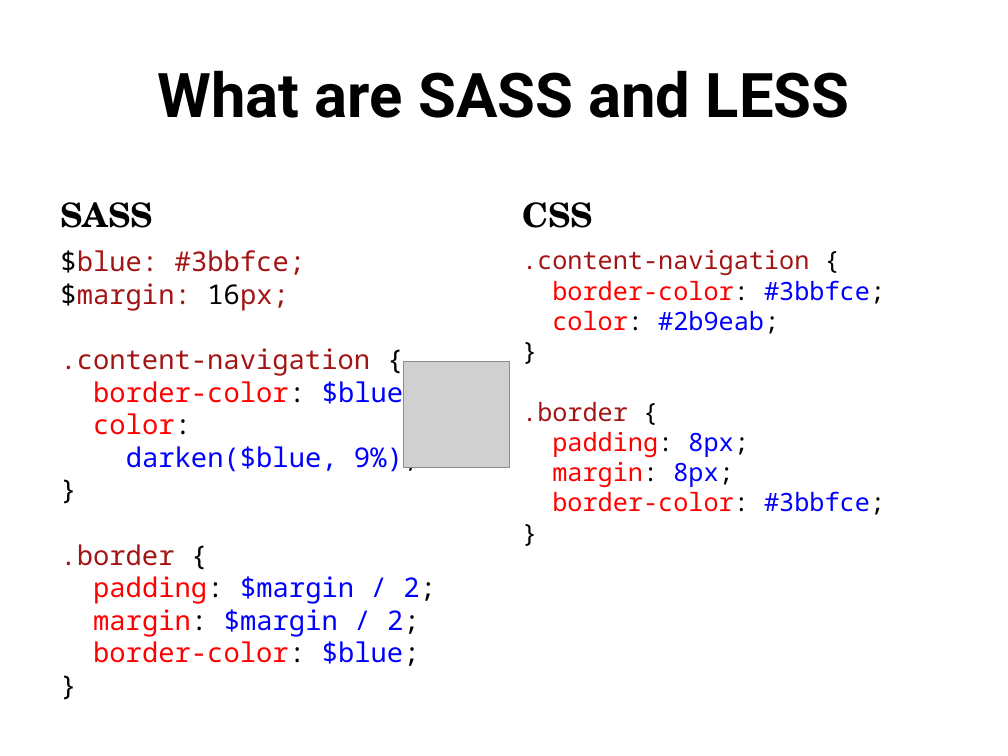
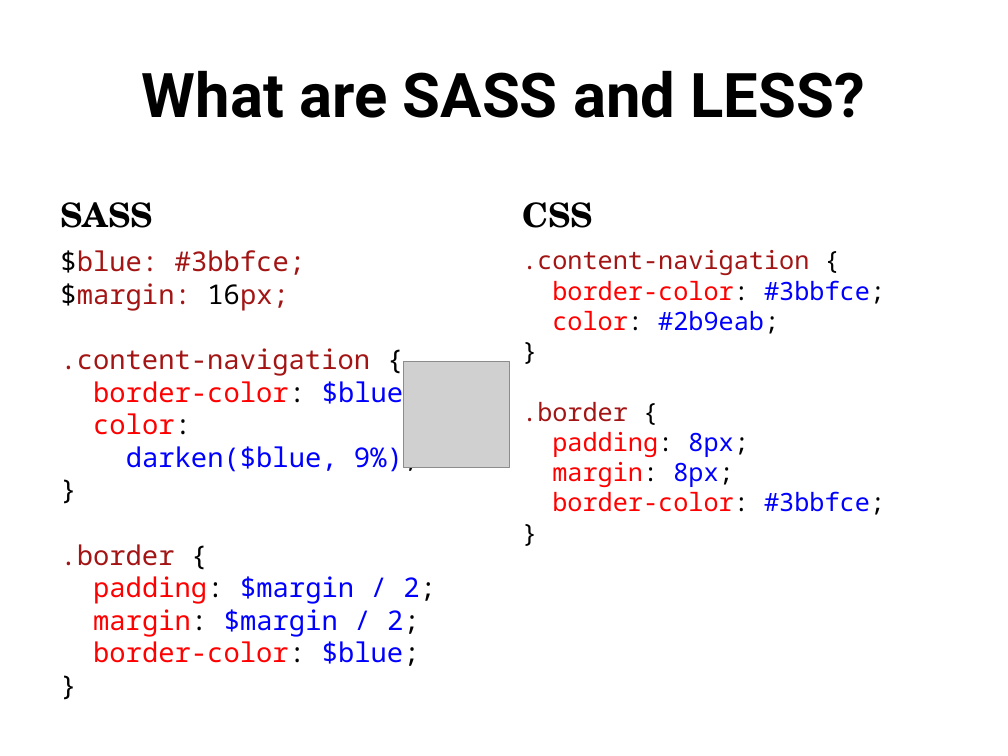
Before and after one commit to jacobladams/presentations, a slide deck: slide 6 of less-and-sass/Write LESS CSS and make it SASSier.pptx. Drawn at 1008x756 pixels with LibreOffice and Linux fonts; fonts in the diff are those of the drawing; grey boxes stand for pictures. Boxes give left, top, right and bottom in pixels: in the first picture for what was removed or moved away, otherwise in the second. Text is boxed around its words. In the diff, an @@ line names an element or a change of style, - is before the commit and + after.

Commit message:
Added more slide content to SASS and LESS presentation.  This is the version that was given interally.

```diff
--- a/less-and-sass/Write LESS CSS and make it SASSier.pptx
+++ b/less-and-sass/Write LESS CSS and make it SASSier.pptx
@@ title at box(142, 70, 865, 118): text changed @@
-What are SASS and LESS
+What are SASS and LESS?
```
Also in this commit, not shown: 12 other slides changed, 13 slides added, 4 slides removed.
